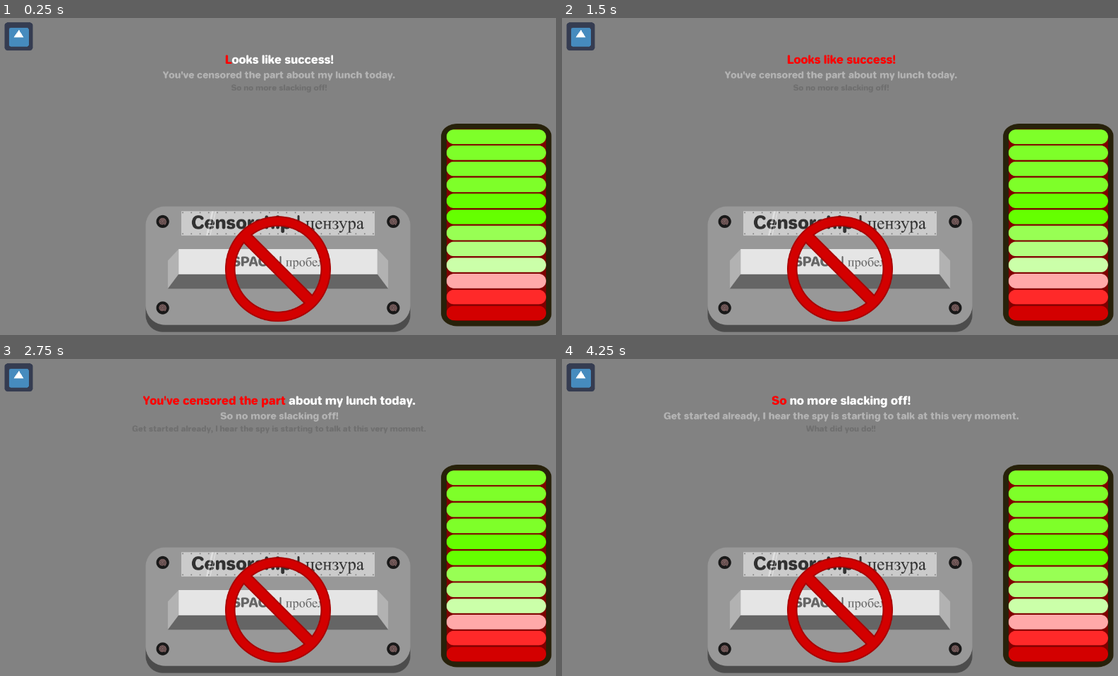
Above: before the commit, frames 1-4 (two rows, left to right).
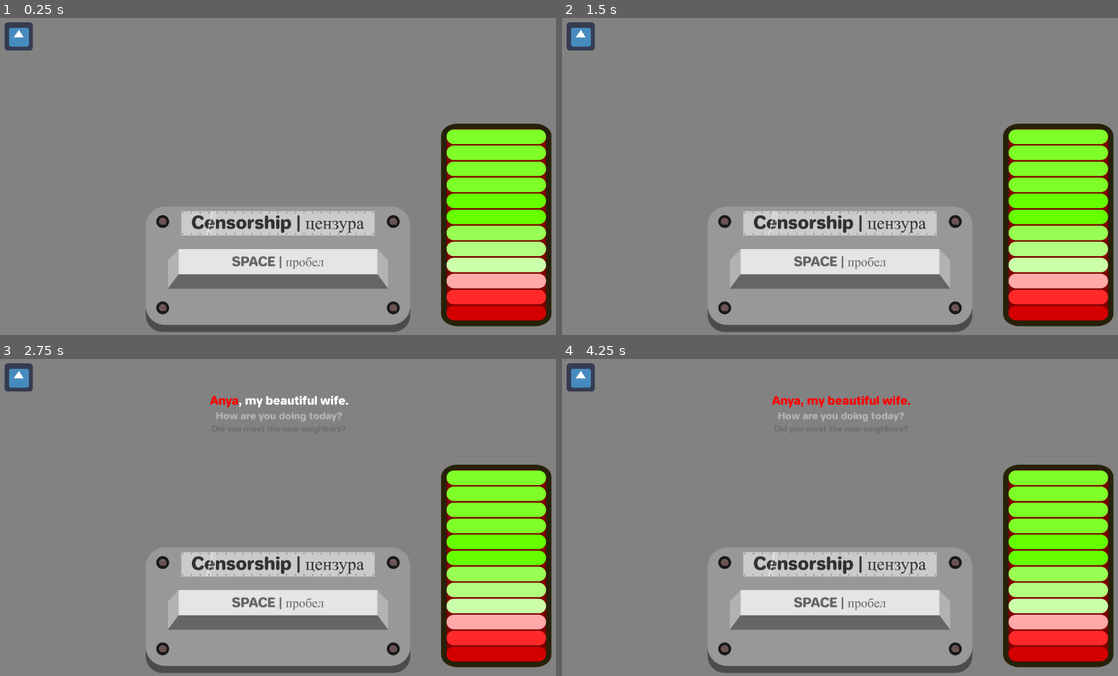
Above: after the commit, the same moments.

Repository: panorb/ludum-dare-49
Game: Godot game, scene res://Game/Game.tscn
Two runs of this game, one before a commit and one after it. Both use one fixed random seed, a clock stepped at 60 frames per second and the inputs below. The engine's default icon, where the game draws it, is replaced by a stand-in: a white triangle on a blue panel in a dark square. Sound files missing from this copy of the repository are replaced by a short silence.
Inputs (mouse positions are in pixels of both pictures, inside the frame that each line leads up to):
- Up to frame 1 (0.25 s): no input
- Up to frame 2 (1.5 s): click (840, 37) at 0.52 s; click (840, 268) at 1.27 s
- Up to frame 3 (2.75 s): click (278, 378) at 2.02 s
- Up to frame 4 (4.25 s): click (840, 609) at 2.77 s; click (840, 378) at 3.52 s

The runs differ from the first frame. In frame 1, 3.1% of the frame differs, in the area x 29-72%, y 11-96%; in frame 2, 3.1%; in frame 3, 3.4%; in frame 4, 3.5%, in the area x 18-83%, y 11-96%.

Commit message:
Replace leaked information

Diff:
--- a/godot/Evaluation/Evaluation.tscn
+++ b/godot/Evaluation/Evaluation.tscn
@@ -1,8 +1,9 @@
-[gd_scene load_steps=4 format=2]
+[gd_scene load_steps=5 format=2]
 
 [ext_resource path="res://Evaluation/evaluation.gd" type="Script" id=1]
 [ext_resource path="res://Playback/Playback.tscn" type="PackedScene" id=2]
 [ext_resource path="res://Playback/evaluation-playback.gd" type="Script" id=3]
+[ext_resource path="res://Shared/Fonts/jelle-bold-26.tres" type="DynamicFont" id=4]
 
 [node name="Evaluation" type="Control"]
 anchor_right = 1.0
@@ -16,10 +17,12 @@
 script = ExtResource( 3 )
 
 [node name="LeakedInformationLabel" type="RichTextLabel" parent="."]
-margin_left = 199.8
-margin_top = 389.481
-margin_right = 1042.8
-margin_bottom = 433.481
+margin_left = 231.264
+margin_top = 513.84
+margin_right = 1074.26
+margin_bottom = 557.84
+custom_fonts/normal_font = ExtResource( 4 )
+fit_content_height = true
 __meta__ = {
 "_edit_use_anchors_": false
 }
--- a/godot/Evaluation/evaluation.gd
+++ b/godot/Evaluation/evaluation.gd
@@ -10,9 +10,8 @@
 func _ready():
 	playback.connect("information_passed", self, "_on_information_passed")
 
-func initialize(data):
-	# FIXME Is the character name correct?
-	playback.initialize(data, "russian-officer")
+func initialize(data, character_name):
+	playback.initialize(data, character_name)
 
 	# Add all information
 	for information_name in data["information"].keys():
@@ -22,9 +21,9 @@
 		available_information[information_name] = information
 
 	# Map the corresponding indices of timing
-	for index in data["timings"].size():
-		if "information" in data["timings"][index]:
-			var information_name = data["timings"][index]["information"]
+	for index in data["timing"].size():
+		if "information" in data["timing"][index]:
+			var information_name = data["timing"][index]["information"]
 			available_information[information_name]["timings_left"].append(index)
 
 	for information_name in available_information.keys():
@@ -78,9 +77,9 @@
 		if not information["timings_left"].empty():
 			return false
 		if information["censor_points"] >= information["barrier"]:
+			return false
+		else:
 			return true
-		else:
-			return false
 
 	elif "requires" in information:
 		for requirement in information["requires"]:
@@ -93,10 +92,10 @@
 	if not "censored_intervals" in timing:
 		return 0
 	var sum = 0
-	for interval in timing["censored_interval"]:
+	for interval in timing["censored_intervals"]:
 		sum += interval["end_position"] - interval["start_position"]
 
-	var percentage = (sum / (timing["end"] - timing["start"])) * 100
+	var percentage = (sum / timing["text"].length()) * 100
 	var censor_points = percentage
 	if "multiplier" in timing:
 		censor_points = timing["multiplier"] * censor_points
@@ -107,9 +106,20 @@
 	available_information.erase(information_name)
 	leaked_information[information_name] = information
 
-	leaked_information_label.bbcode_text = information["message"]
+	if "replaces" in information:
+		for information_replaced in information["replaced"]:
+			leaked_information.erase(information_replaced)
+
+	_print_leaked_information()
 
 func _hide_information(information_name):
 	var information = available_information[information_name]
 	available_information.erase(information_name)
 	hidden_information[information_name] = information
+
+func _print_leaked_information():
+	var line = ""
+	for information in leaked_information.keys():
+		line = PoolStringArray([line, information["message"]]).join(", ")
+
+	leaked_information_label.bbcode_text = line
--- a/godot/Game/game.gd
+++ b/godot/Game/game.gd
@@ -15,7 +15,7 @@
 func _ready():
 	playback.load_character("russian-officer")
 	censor_button.enabled = false
-	playback.play_chapter("example-success")
+	_start_chapter("example")
 
 	playback.connect("chapter_ended", self, "_on_chapter_ended")
 
@@ -51,10 +51,11 @@
 
 	if chapter_id == "example":
 		# TODO: Auswertung hier einfügen
+		playback.hide()
 		evaluation.initialize(saved_data, "russian-officer")
 		evaluation.play_chapter(chapter_id)
 		# TODO: Richtige Voicezeile (Success oder Failure) als Anmerkung des Officers auswählen
-		_start_chapter("example-failure")
+		#_start_chapter("example-failure")
 
 	if chapter_id == "example-failure":
 		repeat_choice.present()
--- a/godot/Playback/evaluation-playback.gd
+++ b/godot/Playback/evaluation-playback.gd
@@ -2,7 +2,8 @@
 extends Playback
 
 func initialize(data, character_name : String):
-	subtitles_container.map_subtitles_to_animation(data)
+	subtitles = data
+	subtitles_container.map_subtitles_to_animation(subtitles)
 
 	var filepath_recording := "res://Recordings/" + character_name + ".wav"
 	audio_stream_player.stream = load(filepath_recording)
--- a/godot/Recordings/russian-officer.json
+++ b/godot/Recordings/russian-officer.json
@@ -61,7 +61,7 @@
       "penalty": 2
     },
     "food-ingredient": {
-      "barrier": 80,
+      "barrier": 60,
       "message": "Leaked an ingredient of the lunch",
       "penalty": 3
     },
@@ -687,14 +687,14 @@
       "start": 86.866,
       "end": 87.120,
       "text": "rabbit",
-      "segment": 18
+      "segment": 18,
+      "information": "food-ingredient"
     },
     {
       "start": 87.120,
       "end": 88.413,
       "text": "it was -",
-      "segment": 18,
-      "information": "food-ingredient"
+      "segment": 18
     },
     {
       "start": 88.413,
